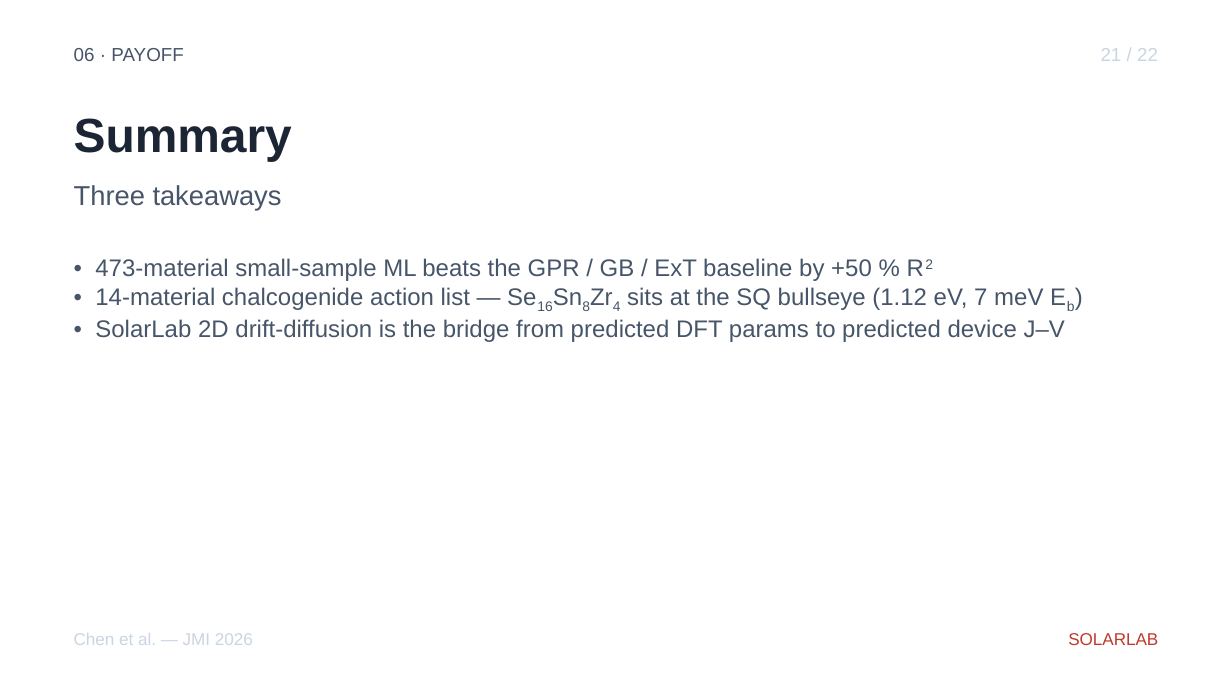
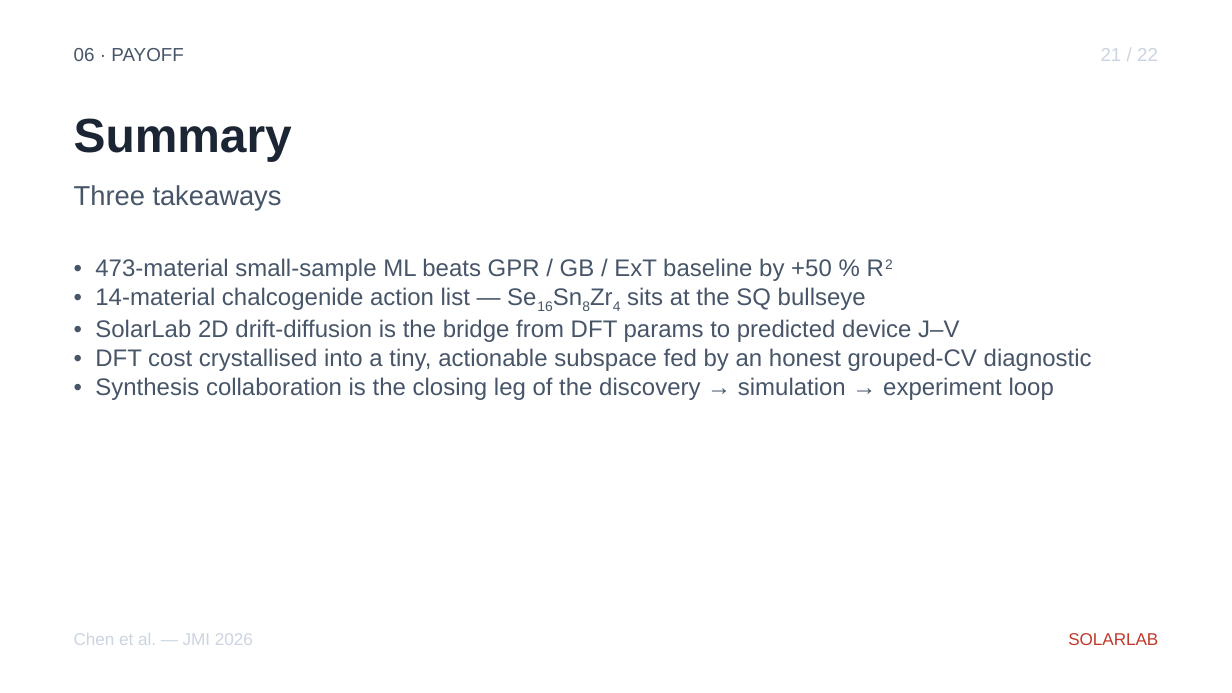
Before and after one commit to ShaneLogic/SolarLab, a slide deck: slide 27 of presentations/jmi-2026/output/jmi-2026.pptx. Drawn at 1232x693 pixels with LibreOffice and Linux fonts; fonts in the diff are those of the drawing. Boxes give left, top, right and bottom in pixels: in the first picture for what was removed or moved away, otherwise in the second. Text is boxed around its words. In the diff, an @@ line names an element or a change of style, - is before the commit and + after.

```diff
--- a/presentations/jmi-2026/output/jmi-2026.pptx
+++ b/presentations/jmi-2026/output/jmi-2026.pptx
@@ text at <box>95,258,1092,400</box>: text changed @@
-• 473-material small-sample ML beats the GPR / GB / ExT baseline by +50 % R2
-• 14-material chalcogenide action list — Se16Sn8Zr4 sits at the SQ bullseye (1.12 eV, 7 meV Eb)
-• SolarLab 2D drift-diffusion is the bridge from predicted DFT params to predicted device J–V
+• 473-material small-sample ML beats GPR / GB / ExT baseline by +50 % R2
+• 14-material chalcogenide action list — Se16Sn8Zr4 sits at the SQ bullseye
+• SolarLab 2D drift-diffusion is the bridge from DFT params to predicted device J–V
+• DFT cost crystallised into a tiny, actionable subspace fed by an honest grouped-CV diagnostic
+• Synthesis collaboration is the closing leg of the discovery → simulation → experiment loop
```
Also in this commit, not shown: 20 other slides changed, 5 other files.
